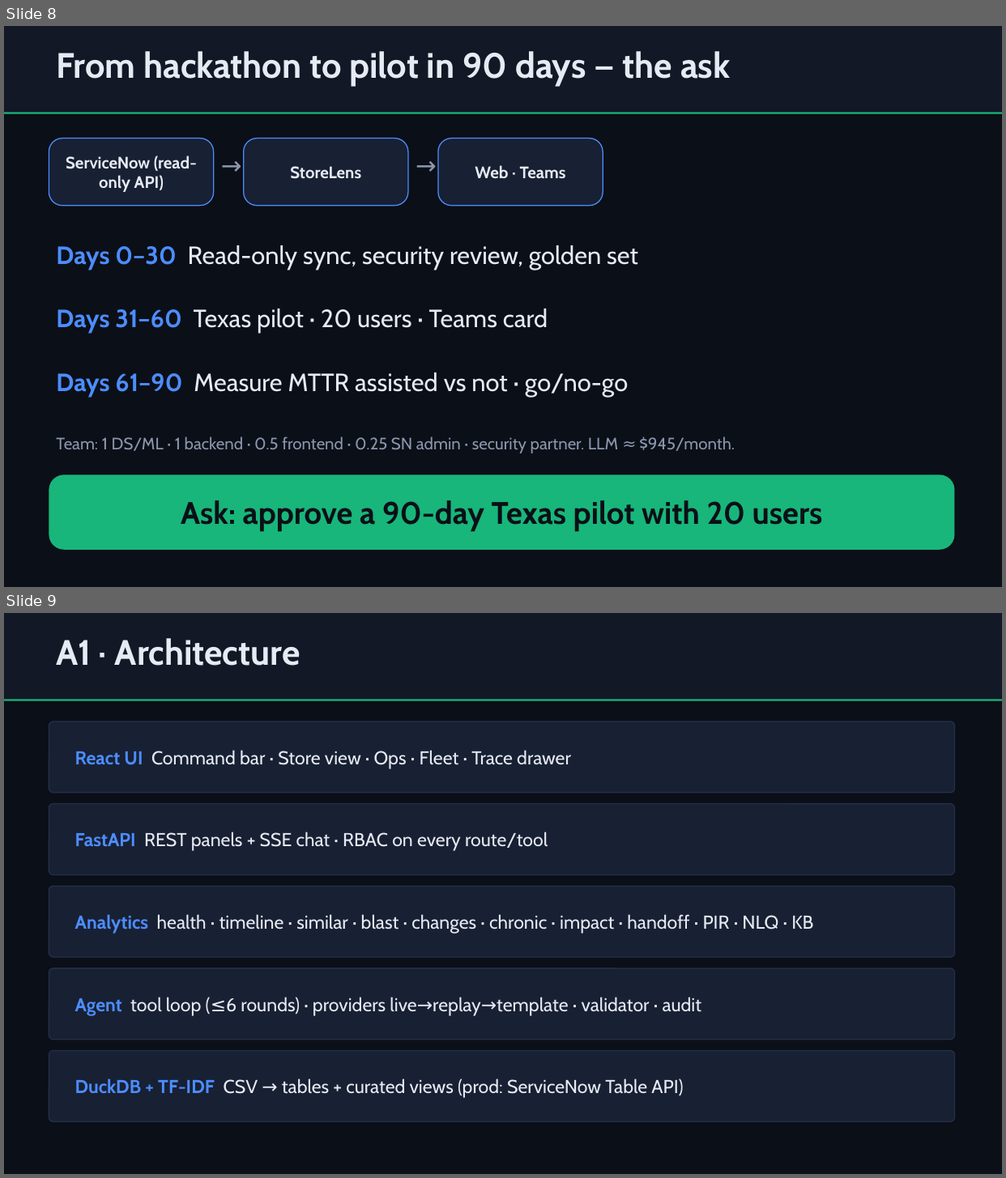
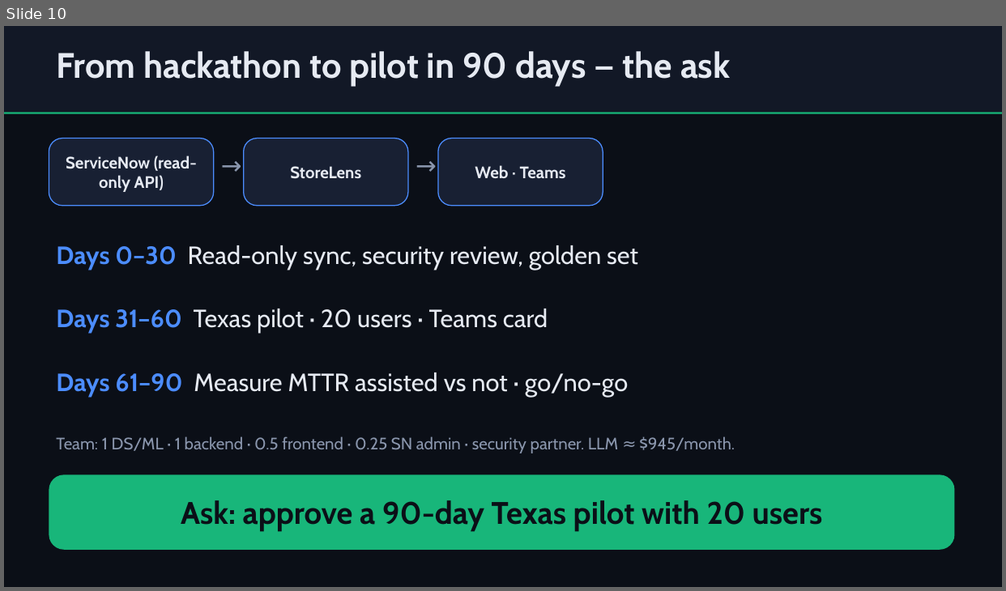
Before and after one commit to alibakh62/storelens, a slide deck: deck/out/StoreLens.pptx. Shown one above the other, each under a label of ours: slides 8 and 9 before the commit, slide 10 after it. The pictures are 1006x1178 and 1006x591 pixels, drawn with LibreOffice and Linux fonts; fonts in the diff are those of the drawing. Boxes give left, top, right and bottom in pixels: in the first picture for what was removed or moved away, otherwise in the second. Text is boxed around its words. In the diff, an @@ line names an element or a change of style, - is before the commit and + after.

```diff
--- a/deck/out/StoreLens.pptx
+++ b/deck/out/StoreLens.pptx
@@ slide 9 removed at (4, 613, 1002, 1174), background #0B0F17 @@
@@ rectangle removed at (4, 613, 1002, 699) @@
@@ text removed at (56, 638, 300, 666) @@
-A1 · Architecture
@@ rectangle removed at (4, 699, 1002, 701) @@
@@ rounded rectangle removed at (49, 722, 955, 793) @@
@@ text removed at (75, 750, 571, 769) @@
-React UI Command bar · Store view · Ops · Fleet · Trace drawer
@@ rounded rectangle removed at (49, 804, 955, 875) @@
@@ text removed at (75, 832, 548, 851) @@
-FastAPI REST panels + SSE chat · RBAC on every route/tool
@@ rounded rectangle removed at (49, 886, 955, 957) @@
@@ text removed at (75, 914, 813, 934) @@
-Analytics health · timeline · similar · blast · changes · chronic · impact · handoff · PIR · NLQ · KB
@@ rounded rectangle removed at (49, 969, 955, 1040) @@
@@ text removed at (75, 997, 702, 1016) @@
-Agent tool loop (≤6 rounds) · providers live→replay→template · validator · audit
@@ rounded rectangle removed at (49, 1051, 955, 1122) @@
@@ text removed at (75, 1079, 683, 1098) @@
-DuckDB + TF-IDF CSV → tables + curated views (prod: ServiceNow Table API)
@@ what was slide 8 is now slide 10 @@
```
Also in this commit, not shown: 4 slides changed, 2 slides added, 2 other files.
